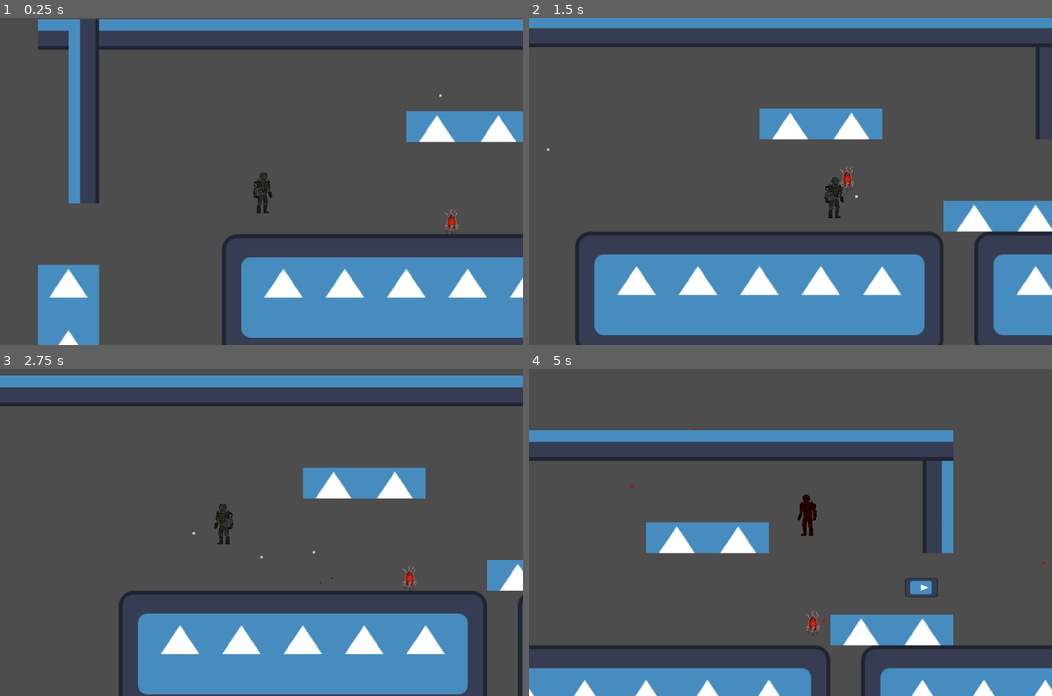
Above: before the commit, frames 1-4 (two rows, left to right).
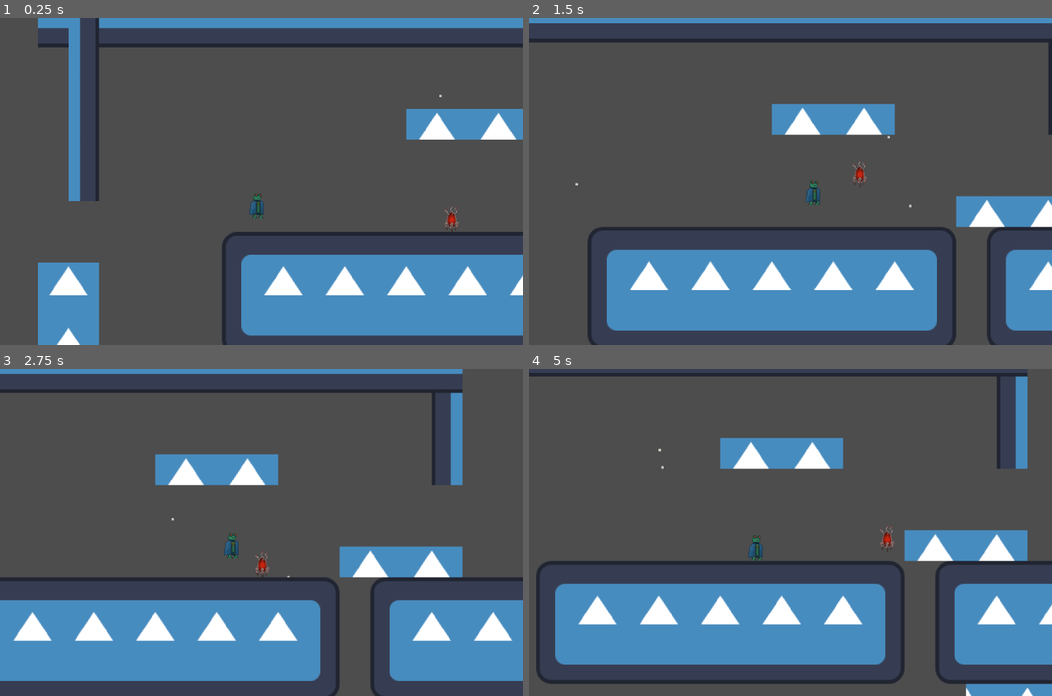
Above: after the commit, the same moments.

Repository: Rowan-Nag/Metroidvania
Game: Godot game, scene res://node_2d.tscn
The game is run twice, just before and just after one commit, with the same random seed, the same clock (stepped at 60 frames per second) and the same inputs. The engine's default icon, where the game draws it, is replaced by a stand-in: a white triangle on a blue panel in a dark square.
Inputs (mouse positions are in pixels of both pictures, inside the frame that each line leads up to):
- Up to frame 1 (0.25 s): no input
- Up to frame 2 (1.5 s): move the mouse to (905, 165) at 0.52 s; hold D (Right) from 0.53 s (still down); tap Shift (Dash, bound only after the commit) at 0.6 s; tap Space (Jump) at 0.77, 0.8, 1.07, 1.35 s; move the mouse to (685, 197) at 1.27 s
- Up to frame 3 (2.75 s): tap Space (Jump) at 1.52, 1.82, 2.3 s; tap Shift (Dash, bound only after the commit) at 1.55 s; move the mouse to (313, 460) at 2.02 s; release D (Right) at 2.03 s; hold A (Left) from 2.03 s (still down); click (313, 460) at 2.1 s
- Up to frame 4 (5 s): move the mouse to (764, 597) at 2.77 s; release A (Left) at 2.78 s; hold D (Right) 2.78-4.28 s; right-click (764, 597) at 2.85 s; tap Space (Jump) at 3.02, 3.32, 3.77, 3.8, 4.07, 4.52, 4.82 s; tap Shift (Dash, bound only after the commit) at 3.05, 3.6, 4.35 s; move the mouse to (947, 581) at 3.52 s; move the mouse to (633, 483) at 4.27 s; hold A (Left) from 4.28 s (still down)

The runs differ from the first frame. In frame 1, 5.9% of the frame differs, in the area x 7-100%, y 0-100%; in frame 2, 17%; in frame 3, 37%; in frame 4, 43%, in the area x 0-100%, y 1-100%.

Commit message:
Added States.

Diff:
--- /dev/null
+++ b/PlayerDash.gd
@@ -0,0 +1,47 @@
+extends State
+
+@export var fall_state: State
+@export var jump_state: State
+@export var dash_state: State
+
+@export var gravityMultiplier: float = 1
+@export var dragMultiplier: int = 1
+@export var accelerationMultiplier: int = 1
+@export var moveSpeedMultiplier: int
+
+var gravity = ProjectSettings.get_setting("physics/2d/default_gravity") * gravityMultiplier
+
+var inputDir: float
+
+func enter() -> void:
+	var input = Input.get_axis("Left", "Right")
+	#print(input)
+	parent.velocity.x = sign(input)*900
+	parent.velocity.y = 0
+	super()
+
+	await get_tree().create_timer(0.2).timeout
+	parent.velocity.x = sign(input)*50
+
+
+func process_input(event: InputEvent) -> State:
+	if Input.is_action_just_pressed('Dash'):
+		return dash_state
+	if Input.is_action_just_pressed('Jump') and parent.is_on_floor():
+		return jump_state
+
+
+
+
+	return null
+
+func process_physics(delta: float) -> State:
+
+	parent.velocity.x = move_toward(parent.velocity.x, 0, parent.velocity.x*delta)
+	#var acceleration = parent.acceleration*accelerationMultiplier
+	#var maxSpeed = parent.moveSpeed * moveSpeedMultiplier
+	if(abs(parent.velocity.x) <= 60):
+		return fall_state
+	parent.move_and_slide()
+
+	return null
--- /dev/null
+++ b/Scripts/PlayerFall.gd
@@ -0,0 +1,50 @@
+extends State
+
+@export var ground_state: State
+@export var jump_state: State
+@export var dash_state: State
+
+@export var gravityMultiplier: float = 1
+@export var dragMultiplier: int = 1
+@export var accelerationMultiplier: int = 1
+@export var moveSpeedMultiplier: int
+
+var gravity = ProjectSettings.get_setting("physics/2d/default_gravity") * gravityMultiplier
+
+
+var inputDir: float
+
+func enter() -> void:
+	super()
+
+func process_input(event: InputEvent) -> State:
+	if Input.is_action_just_pressed('Dash'):
+		return dash_state
+
+
+
+
+
+	return null
+
+func process_physics(delta: float) -> State:
+	var drag = parent.drag * dragMultiplier
+	var acceleration = parent.acceleration*accelerationMultiplier
+	var maxSpeed = parent.moveSpeed * moveSpeedMultiplier
+
+	inputDir = Input.get_axis("Left", "Right")
+
+	if(inputDir):
+
+		parent.velocity.x = move_toward(parent.velocity.x, inputDir*maxSpeed, acceleration*delta)
+	else:
+		parent.velocity.x = move_toward(parent.velocity.x, 0, drag*delta)
+
+	#Gravity (vertical movement)
+	parent.velocity.y += gravity*gravityMultiplier*delta
+
+	parent.move_and_slide()
+
+	if parent.is_on_floor():
+		return ground_state
+	return null
--- /dev/null
+++ b/Scripts/PlayerGround.gd
@@ -0,0 +1,50 @@
+extends State
+
+@export var fall_state: State
+@export var jump_state: State
+@export var dash_state: State
+
+@export var gravityMultiplier: float = 1
+@export var dragMultiplier: int = 1
+@export var accelerationMultiplier: int = 1
+@export var moveSpeedMultiplier: int
+
+var gravity = ProjectSettings.get_setting("physics/2d/default_gravity") * gravityMultiplier
+
+var inputDir: float
+
+func enter() -> void:
+	super()
+
+func process_input(event: InputEvent) -> State:
+	if Input.is_action_just_pressed('Dash'):
+		return dash_state
+	if Input.is_action_just_pressed('Jump') and parent.is_on_floor():
+		return jump_state
+
+
+
+
+	return null
+
+func process_physics(delta: float) -> State:
+	var drag = parent.drag * dragMultiplier
+	var acceleration = parent.acceleration*accelerationMultiplier
+	var maxSpeed = parent.moveSpeed * moveSpeedMultiplier
+
+	inputDir = Input.get_axis("Left", "Right")
+
+	if(inputDir/parent.velocity.x < 0):
+		#If the player is pushing the opposite direction (turning around), double the acceleration.
+		acceleration *= 2
+
+	if(inputDir):
+		parent.velocity.x = move_toward(parent.velocity.x, inputDir*maxSpeed, acceleration*delta)
+	else:
+		parent.velocity.x = move_toward(parent.velocity.x, 0, drag*delta)
+
+	parent.move_and_slide()
+
+	if !parent.is_on_floor():
+		return fall_state
+	return null
--- /dev/null
+++ b/Scripts/PlayerJump.gd
@@ -0,0 +1,54 @@
+extends State
+
+@export var fall_state: State
+@export var dash_state: State
+@export var ground_state: State
+
+@export var gravityMultiplier: float = 1
+@export var dragMultiplier: int = 1
+@export var accelerationMultiplier: int = 1
+@export var moveSpeedMultiplier: int
+
+@export var jump_velocity : int
+
+var gravity = ProjectSettings.get_setting("physics/2d/default_gravity") * gravityMultiplier
+
+var inputDir: float
+
+func enter() -> void:
+	super()
+	parent.velocity.y = -jump_velocity
+
+func process_input(event: InputEvent) -> State:
+	#if Input.is_action_just_pressed('Dash'):
+		#return dash_state
+
+	if Input.is_action_just_released("Jump"):
+		parent.velocity.y *= 0.6
+		return fall_state
+	if Input.is_action_just_pressed("Dash"):
+		return dash_state
+
+
+	return null
+
+func process_physics(delta: float) -> State:
+	var drag = parent.drag * dragMultiplier
+	var acceleration = parent.acceleration*accelerationMultiplier
+	var maxSpeed = parent.moveSpeed * moveSpeedMultiplier
+
+	inputDir = Input.get_axis("Left", "Right")
+	if(inputDir):
+		parent.velocity.x = move_toward(parent.velocity.x, inputDir*maxSpeed, acceleration*delta)
+	else:
+		parent.velocity.x = move_toward(parent.velocity.x, 0, drag*delta)
+
+	#Gravity (vertical movement)
+	parent.velocity.y += gravity*gravityMultiplier*delta
+
+
+	parent.move_and_slide()
+
+	if parent.velocity.y >= 0:
+		return fall_state
+	return null
--- /dev/null
+++ b/Scripts/PlayerNew.gd
@@ -0,0 +1,31 @@
+class_name PlayerNew
+extends CharacterBody2D
+
+@onready
+var animations = $AnimatedSprite2D
+
+@onready
+var state_machine = $state_machine
+
+@export_category("Physics Components")
+@export var drag : int = 400
+@export var acceleration : int = 500
+@export var moveSpeed : int = 600
+
+
+
+
+func _ready() -> void:
+	# Initialize the state machine, passing a reference of the player to the states,
+	# that way they can move and react accordingly
+	state_machine.init(self)
+
+func _unhandled_input(event: InputEvent) -> void:
+	state_machine.process_input(event)
+
+func _physics_process(delta: float) -> void:
+
+	state_machine.process_physics(delta)
+
+func _process(delta: float) -> void:
+	state_machine.process_frame(delta)
--- /dev/null
+++ b/Scripts/StateMachine.gd
@@ -0,0 +1,40 @@
+extends Node
+
+@export
+var starting_state: State
+
+var current_state: State
+# Initialize the state machine by giving each child state a reference to the
+# parent object it belongs to and enter the default starting_state.
+func init(parent) -> void:
+	for child in get_children():
+		child.parent = parent
+
+	# Initialize to the default state
+	change_state(starting_state)
+
+# Change to the new state by first calling any exit logic on the current state.
+func change_state(new_state: State) -> void:
+	#print("state:", new_state)
+	if current_state:
+		current_state.exit()
+
+	current_state = new_state
+	current_state.enter()
+
+# Pass through functions for the Player to call,
+# handling state changes as needed.
+func process_physics(delta: float) -> void:
+	var new_state = current_state.process_physics(delta)
+	if new_state:
+		change_state(new_state)
+
+func process_input(event: InputEvent) -> void:
+	var new_state = current_state.process_input(event)
+	if new_state:
+		change_state(new_state)
+
+func process_frame(delta: float) -> void:
+	var new_state = current_state.process_frame(delta)
+	if new_state:
+		change_state(new_state)
--- /dev/null
+++ b/State.gd
@@ -0,0 +1,21 @@
+class_name State
+extends Node
+
+@export var animation_name: String
+var parent: Node
+
+func enter() -> void:
+	if parent.animations:
+		parent.animations.play(animation_name)
+
+func exit() -> void:
+	pass
+
+func process_input(event: InputEvent) -> State:
+	return null
+
+func process_frame(delta: float) -> State:
+	return null
+
+func process_physics(delta: float) -> State:
+	return null
--- a/node_2d.tscn
+++ b/node_2d.tscn
@@ -1,13 +1,18 @@
-[gd_scene load_steps=16 format=3 uid="uid://dvwp3gyt6qtdc"]
+[gd_scene load_steps=31 format=3 uid="uid://dvwp3gyt6qtdc"]
 
 [ext_resource type="Texture2D" uid="uid://v7hnvxuq177q" path="res://icon.svg" id="1_tfmcr"]
-[ext_resource type="Script" path="res://Scripts/Player.gd" id="2_qcmbt"]
+[ext_resource type="Script" path="res://Scripts/PlayerNew.gd" id="2_hgwbc"]
 [ext_resource type="Texture2D" uid="uid://bvbf37s6vx5rr" path="res://standingThing_bright.png" id="3_t0bjk"]
-[ext_resource type="Texture2D" uid="uid://cf2q8xdetw2n1" path="res://standingThing.png" id="4_1tdhp"]
+[ext_resource type="Texture2D" uid="uid://cwk8mrfv1osgx" path="res://sidefeatherfrog.png" id="4_oepox"]
 [ext_resource type="Texture2D" uid="uid://bnmkrb7jmdv7x" path="res://Subject.png" id="5_wcg1j"]
+[ext_resource type="Script" path="res://Scripts/StateMachine.gd" id="5_xa24y"]
+[ext_resource type="Script" path="res://Scripts/PlayerGround.gd" id="6_3vp8f"]
+[ext_resource type="Script" path="res://Scripts/PlayerFall.gd" id="6_agqpr"]
 [ext_resource type="Script" path="res://TickEnemy.gd" id="6_h5fo1"]
 [ext_resource type="Texture2D" uid="uid://cvplq1unqx155" path="res://idleTick.png" id="7_afuxq"]
 [ext_resource type="PackedScene" uid="uid://b7gxparcwu871" path="res://Enemies/enemy_contact_damage.tscn" id="8_718tb"]
+[ext_resource type="Script" path="res://Scripts/PlayerJump.gd" id="8_bidk3"]
+[ext_resource type="Script" path="res://PlayerDash.gd" id="9_8ihbm"]
 
 [sub_resource type="TileSetAtlasSource" id="TileSetAtlasSource_vvrbn"]
 texture = ExtResource("1_tfmcr")
@@ -96,6 +101,46 @@
 scale_max = 4.0
 color = Color(0.796078, 0.780392, 0.756863, 1)
 
+[sub_resource type="AtlasTexture" id="AtlasTexture_valfq"]
+atlas = ExtResource("4_oepox")
+region = Rect2(0, 0, 32, 32)
+
+[sub_resource type="AtlasTexture" id="AtlasTexture_nmmss"]
+atlas = ExtResource("4_oepox")
+region = Rect2(32, 0, 32, 32)
+
+[sub_resource type="AtlasTexture" id="AtlasTexture_q2fhe"]
+atlas = ExtResource("4_oepox")
+region = Rect2(64, 0, 32, 32)
+
+[sub_resource type="AtlasTexture" id="AtlasTexture_kxh5k"]
+atlas = ExtResource("4_oepox")
+region = Rect2(96, 0, 32, 32)
+
+[sub_resource type="AtlasTexture" id="AtlasTexture_sf3da"]
+atlas = ExtResource("4_oepox")
+region = Rect2(128, 0, 32, 32)
+
+[sub_resource type="AtlasTexture" id="AtlasTexture_5ddlq"]
+atlas = ExtResource("4_oepox")
+region = Rect2(160, 0, 32, 32)
+
+[sub_resource type="AtlasTexture" id="AtlasTexture_lkcw3"]
+atlas = ExtResource("4_oepox")
+region = Rect2(192, 0, 32, 32)
+
+[sub_resource type="AtlasTexture" id="AtlasTexture_raodf"]
+atlas = ExtResource("4_oepox")
+region = Rect2(224, 0, 32, 32)
+
+[sub_resource type="AtlasTexture" id="AtlasTexture_4na8a"]
+atlas = ExtResource("4_oepox")
+region = Rect2(256, 0, 32, 32)
+
+[sub_resource type="AtlasTexture" id="AtlasTexture_7cqbt"]
+atlas = ExtResource("4_oepox")
+region = Rect2(288, 0, 32, 32)
+
 [sub_resource type="SpriteFrames" id="SpriteFrames_ixvtf"]
 animations = [{
 "frames": [{
@@ -108,7 +153,34 @@
 }, {
 "frames": [{
 "duration": 1.0,
-"texture": ExtResource("4_1tdhp")
+"texture": SubResource("AtlasTexture_valfq")
+}, {
+"duration": 1.0,
+"texture": SubResource("AtlasTexture_nmmss")
+}, {
+"duration": 1.0,
+"texture": SubResource("AtlasTexture_q2fhe")
+}, {
+"duration": 1.0,
+"texture": SubResource("AtlasTexture_kxh5k")
+}, {
+"duration": 1.0,
+"texture": SubResource("AtlasTexture_sf3da")
+}, {
+"duration": 1.0,
+"texture": SubResource("AtlasTexture_5ddlq")
+}, {
+"duration": 1.0,
+"texture": SubResource("AtlasTexture_lkcw3")
+}, {
+"duration": 1.0,
+"texture": SubResource("AtlasTexture_raodf")
+}, {
+"duration": 1.0,
+"texture": SubResource("AtlasTexture_4na8a")
+}, {
+"duration": 1.0,
+"texture": SubResource("AtlasTexture_7cqbt")
 }],
 "loop": true,
 "name": &"default",
@@ -146,9 +218,10 @@
 scale = Vector2(0.613918, 0.547057)
 collision_layer = 2
 collision_mask = 17
-script = ExtResource("2_qcmbt")
-gravity = 1000
-JUMP_VELOCITY = -500
+script = ExtResource("2_hgwbc")
+drag = 800
+acceleration = 1300
+moveSpeed = 250
 metadata/_edit_group_ = true
 
 [node name="Rain?" type="GPUParticles2D" parent="Player"]
@@ -162,10 +235,9 @@
 lifetime = 13.17
 
 [node name="AnimatedSprite2D" type="AnimatedSprite2D" parent="Player"]
-position = Vector2(5.70108, -7.31184)
-scale = Vector2(1.28682, 1.44409)
+position = Vector2(-13.7315, 14.4957)
+scale = Vector2(2.50135, 2.80706)
 sprite_frames = SubResource("SpriteFrames_ixvtf")
-animation = &"attacking"
 
 [node name="Camera2D" type="Camera2D" parent="Player"]
 zoom = Vector2(1.79, 1.79)
@@ -193,6 +265,36 @@
 [node name="RayLeft" type="RayCast2D" parent="Player"]
 target_position = Vector2(-30.9488, 0)
 
+[node name="state_machine" type="Node" parent="Player" node_paths=PackedStringArray("starting_state")]
+script = ExtResource("5_xa24y")
+starting_state = NodePath("ground")
+
+[node name="ground" type="Node" parent="Player/state_machine" node_paths=PackedStringArray("fall_state", "jump_state", "dash_state")]
+script = ExtResource("6_3vp8f")
+fall_state = NodePath("../fall")
+jump_state = NodePath("../jump")
+dash_state = NodePath("../Dash")
+moveSpeedMultiplier = 1
+
+[node name="fall" type="Node" parent="Player/state_machine" node_paths=PackedStringArray("ground_state", "jump_state", "dash_state")]
+script = ExtResource("6_agqpr")
+ground_state = NodePath("../ground")
+jump_state = NodePath("../jump")
+dash_state = NodePath("../Dash")
+moveSpeedMultiplier = 1
+
+[node name="jump" type="Node" parent="Player/state_machine" node_paths=PackedStringArray("fall_state", "dash_state", "ground_state")]
+script = ExtResource("8_bidk3")
+fall_state = NodePath("../fall")
+dash_state = NodePath("../Dash")
+ground_state = NodePath("../ground")
+moveSpeedMultiplier = 1
+jump_velocity = 600
+
+[node name="Dash" type="Node" parent="Player/state_machine" node_paths=PackedStringArray("fall_state")]
+script = ExtResource("9_8ihbm")
+fall_state = NodePath("../fall")
+
 [node name="Subject" type="Sprite2D" parent="."]
 position = Vector2(1314, -207)
 scale = Vector2(0.585641, 0.631897)
--- a/project.godot
+++ b/project.godot
@@ -48,6 +48,11 @@
 "events": [Object(InputEventMouseButton,"resource_local_to_scene":false,"resource_name":"","device":-1,"window_id":0,"a …(258 unchanged characters)…
 ]
 }
+Dash={
+"deadzone": 0.5,
+"events": [Object(InputEventKey,"resource_local_to_scene":false,"resource_name":"","device":-1,"window_id":0,"alt_pressed":false,"shift_pressed":false,"ctrl_pressed":false,"meta_pressed":false,"pressed":false,"keycode":0,"physical_keycode":4194325,"key_label":0,"unicode":0,"echo":false,"script":null)
+]
+}
 
 [layer_names]
 
@@ -67,7 +72,7 @@
 
 [physics]
 
-2d/default_gravity=1280.29
+2d/default_gravity=1600.0
 
 [rendering]
 
Binary file added: sidefeatherfrog.png
Not shown, added: sidefeatherfrog.png.import
